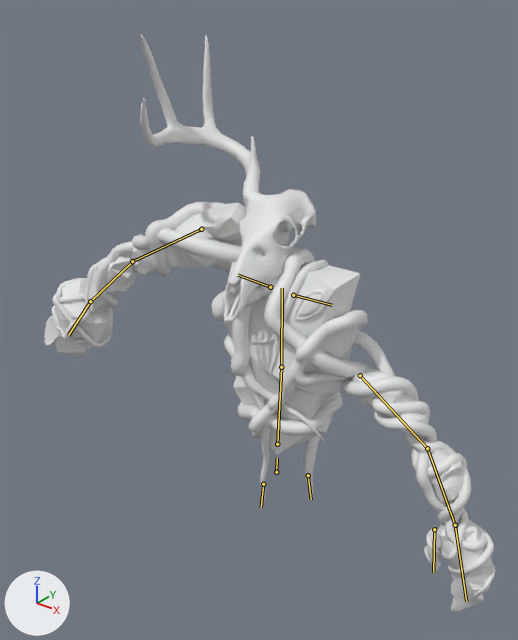
Renders of the Blender file ranged enemy animation.blend from each side of a commit.
The view is the same before and after, from a 50 mm camera at (0.989, -1.308, 2.298) aimed at (-0.147, 0.112, 1.418). Arrows for +X, +Y and +Z are at lower left; the lights stay in place. The bones that bend it are drawn over the model as lines.

The first picture shows 'center crystal', 'eye', 'left bottom crystal', 'left claw crystal', 'left pincer crystal', 'left top crystal', 'right bot crystal', 'right gun crystal', 'right top crystal', 'skull', 'vine 1', 'vine 2', 'vine 3'.
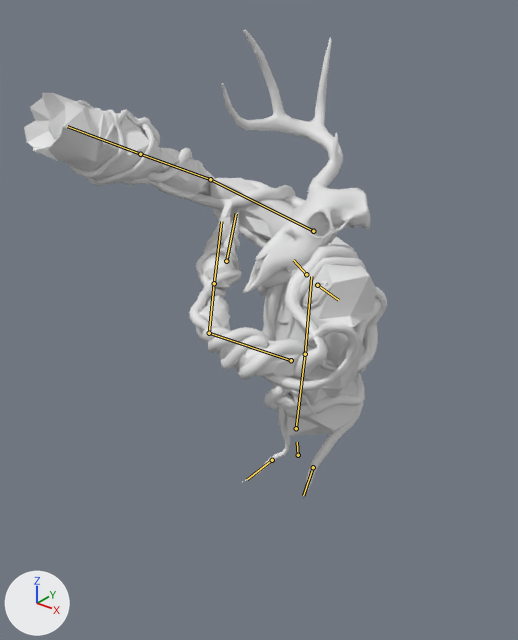
The newer file adds an action. The first version stands in its rest pose; the second is drawn at frame 35 of the action 'shoot'.

Boxes (x1, y1, x2, y2) around the edits, measured in the pictures (518 x 640 px):
```json
{"object": "skull", "change": "posed", "before": [140, 35, 316, 323], "after": [222, 29, 370, 293], "on screen": "16% narrower, 8% shorter"}
{"object": "vine 3", "change": "posed", "before": [52, 228, 468, 568], "after": [76, 100, 365, 499], "on screen": "30% narrower, 17% taller"}
{"object": "vine 1", "change": "posed", "before": [64, 202, 487, 558], "after": [101, 109, 387, 410], "on screen": "32% narrower, 15% shorter"}
{"object": "center crystal", "change": "posed", "before": [224, 261, 361, 455], "after": [275, 264, 376, 436]}
{"object": "vine 2", "change": "posed", "before": [51, 241, 496, 599], "after": [70, 108, 378, 483], "on screen": "31% narrower"}
{"object": "right gun crystal", "change": "posed", "before": [44, 279, 113, 359], "after": [24, 93, 164, 185], "on screen": "101% wider, 15% taller"}
{"object": "right top crystal", "change": "posed", "before": [132, 203, 246, 275], "after": [208, 178, 353, 249]}
{"object": "left claw crystal", "change": "posed", "before": [438, 519, 493, 611], "after": [201, 201, 238, 290]}
{"object": "right bot crystal", "change": "posed", "before": [83, 253, 138, 313], "after": [154, 148, 210, 194]}
{"object": "left top crystal", "change": "posed", "before": [351, 367, 428, 435], "after": [217, 339, 300, 376]}
{"object": "left bottom crystal", "change": "posed", "before": [428, 449, 464, 506], "after": [201, 296, 230, 332]}
{"object": "eye", "change": "posed", "before": [293, 289, 332, 320], "after": [303, 281, 330, 308], "on screen": "30% narrower, 12% shorter"}
{"object": "left pincer crystal", "change": "posed", "before": [427, 527, 442, 574], "after": [225, 211, 239, 264], "on screen": "6% narrower, 12% taller"}
{"bone": "spine.002", "before": "(276, 472) to (277, 458)", "after": "(298, 455) to (297, 442)"}
{"bone": "spine.003", "before": "(277, 444) to (281, 367)", "after": "(296, 428) to (305, 354)"}
{"bone": "upper_arm.L", "before": "(360, 375) to (427, 448)", "after": "(291, 360) to (209, 333)"}
{"bone": "forearm.L", "before": "(427, 448) to (455, 525)", "after": "(209, 333) to (214, 283)"}
{"bone": "hand.L", "before": "(455, 525) to (466, 601)", "after": "(214, 283) to (221, 221)"}
{"bone": "hand.L.001", "before": "(434, 529) to (433, 572)", "after": "(226, 261) to (236, 213)"}
{"bone": "upper_arm.R", "before": "(201, 229) to (132, 261)", "after": "(313, 231) to (210, 179)"}
{"bone": "forearm.R", "before": "(132, 261) to (90, 301)", "after": "(210, 179) to (140, 154)"}
{"bone": "hand.R", "before": "(90, 301) to (68, 335)", "after": "(140, 154) to (67, 126)"}
{"bone": "spine.006", "before": "(308, 475) to (311, 499)", "after": "(313, 467) to (303, 495)"}
{"bone": "spine.007", "before": "(263, 484) to (261, 507)", "after": "(272, 460) to (247, 479)"}
```

The change, as JSON lines over the scene's bpy script:
```json
{"block": "bone_spine_002", "where": "bone_spine_002 = bpy.data.objects['metarig'].pose.bones['spine.002']"}
{"op": "set", "path": "bone_spine_002.location", "old": "(0.0, 0.0, 0.0)", "new": "(0.0, 0.004, -0.102)"}
{"op": "set", "path": "bone_spine_002.rotation_quaternion", "old": "(1.0, 0.0, 0.0, 0.0)", "new": "(0.976, 0.057, -0.196, 0.009)", "note": "degrees (0, 0, 0) -> degrees (7, -23, 0)"}
{"block": "bone_spine_003", "where": "bone_spine_003 = bpy.data.objects['metarig'].pose.bones['spine.003']  # child of 'spine.002'"}
{"op": "set", "path": "bone_spine_003.rotation_quaternion", "old": "(1.0, 0.0, 0.0, 0.0)", "new": "(0.993, -0.083, -0.085, 0.003)", "note": "degrees (0, 0, 0) -> degrees (-10, -10, 1)"}
{"block": "bone_upper_arm_l", "where": "bone_upper_arm_l = bpy.data.objects['metarig'].pose.bones['upper_arm.L']  # child of 'shoulder.L'"}
{"op": "set", "path": "bone_upper_arm_l.location", "old": "(0.0, 0.0, 0.0)", "new": "(-0.029, -0.056, 0.15)"}
{"op": "set", "path": "bone_upper_arm_l.rotation_quaternion", "old": "(1.0, 0.0, 0.0, 0.0)", "new": "(0.401, 0.649, -0.078, -0.642)", "note": "degrees (0, 0, 0) -> degrees (77, 50, -75)"}
{"block": "bone_forearm_l", "where": "bone_forearm_l = bpy.data.objects['metarig'].pose.bones['forearm.L']  # child of 'upper_arm.L'"}
{"op": "set", "path": "bone_forearm_l.rotation_quaternion", "old": "(1.0, 0.0, 0.0, 0.0)", "new": "(0.77, -0.082, -0.57, -0.275)", "note": "degrees (0, 0, 0) -> degrees (29, -67, -59)"}
{"block": "bone_hand_l", "where": "bone_hand_l = bpy.data.objects['metarig'].pose.bones['hand.L']  # child of 'forearm.L'"}
{"op": "set", "path": "bone_hand_l.location", "old": "(0.0, 0.0, 0.0)", "new": "(-0.004, 0.008, 0.0)"}
{"op": "set", "path": "bone_hand_l.rotation_quaternion", "old": "(1.0, 0.0, 0.0, 0.0)", "new": "(0.999, 0.035, 0.034, 0.014)", "note": "degrees (0, 0, 0) -> degrees (4, 4, 2)"}
{"block": "bone_hand_l_001", "where": "bone_hand_l_001 = bpy.data.objects['metarig'].pose.bones['hand.L.001']  # child of 'forearm.L'"}
{"op": "set", "path": "bone_hand_l_001.location", "old": "(0.0, 0.0, 0.0)", "new": "(0.005, -0.008, -0.001)"}
{"op": "set", "path": "bone_hand_l_001.rotation_quaternion", "old": "(1.0, 0.0, 0.0, 0.0)", "new": "(0.976, 0.046, 0.04, -0.209)", "note": "degrees (0, 0, 0) -> degrees (4, 6, -24)"}
{"block": "bone_upper_arm_r", "where": "bone_upper_arm_r = bpy.data.objects['metarig'].pose.bones['upper_arm.R']  # child of 'shoulder.R'"}
{"op": "set", "path": "bone_upper_arm_r.location", "old": "(0.0, 0.0, 0.0)", "new": "(-0.042, 0.048, -0.117)"}
{"op": "set", "path": "bone_upper_arm_r.rotation_quaternion", "old": "(1.0, 0.0, 0.0, 0.0)", "new": "(0.55, 0.575, 0.586, 0.153)", "note": "degrees (0, 0, 0) -> degrees (113, 28, 72)"}
{"block": "bone_forearm_r", "where": "bone_forearm_r = bpy.data.objects['metarig'].pose.bones['forearm.R']  # child of 'upper_arm.R'"}
{"op": "set", "path": "bone_forearm_r.rotation_quaternion", "old": "(1.0, 0.0, 0.0, 0.0)", "new": "(0.89, 0.078, 0.107, 0.437)", "note": "degrees (0, 0, 0) -> degrees (14, 7, 53)"}
{"block": "bone_hand_r", "where": "bone_hand_r = bpy.data.objects['metarig'].pose.bones['hand.R']  # child of 'forearm.R'"}
{"op": "set", "path": "bone_hand_r.rotation_quaternion", "old": "(1.0, 0.0, 0.0, 0.0)", "new": "(0.991, 0.015, 0.052, -0.124)", "note": "degrees (0, 0, 0) -> degrees (1, 6, -14)"}
{"block": "bone_spine_006", "where": "bone_spine_006 = bpy.data.objects['metarig'].pose.bones['spine.006']  # child of 'spine.002'"}
{"op": "set", "path": "bone_spine_006.location", "old": "(0.0, 0.0, 0.0)", "new": "(0.016, -0.017, -0.053)"}
{"op": "set", "path": "bone_spine_006.rotation_quaternion", "old": "(1.0, 0.0, 0.0, 0.0)", "new": "(0.948, -0.305, -0.017, -0.084)", "note": "degrees (0, 0, 0) -> degrees (-35, -5, -9)"}
{"block": "bone_spine_007", "where": "bone_spine_007 = bpy.data.objects['metarig'].pose.bones['spine.007']  # child of 'spine.002'"}
{"op": "set", "path": "bone_spine_007.location", "old": "(0.0, 0.0, 0.0)", "new": "(-0.001, -0.036, -0.048)"}
{"op": "set", "path": "bone_spine_007.rotation_quaternion", "old": "(1.0, 0.0, 0.0, 0.0)", "new": "(0.866, -0.5, -0.001, 0.015)", "note": "degrees (0, 0, 0) -> degrees (-60, 1, 2)"}
```
